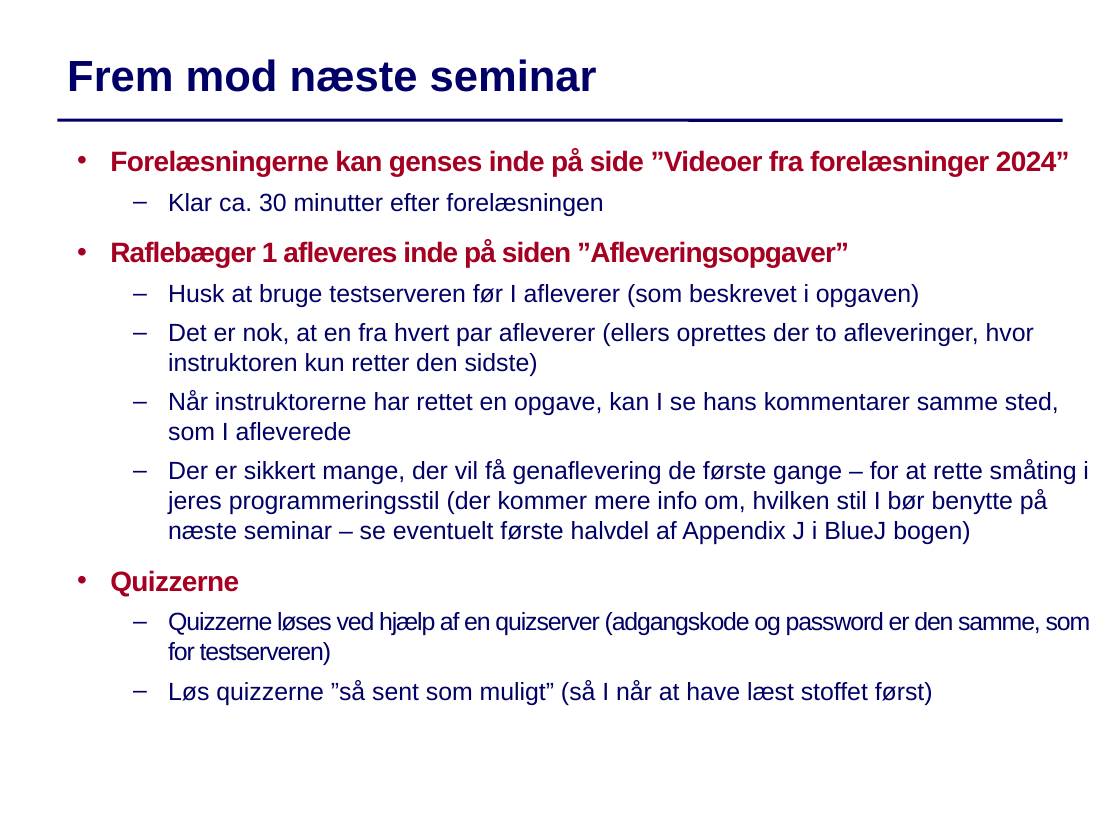
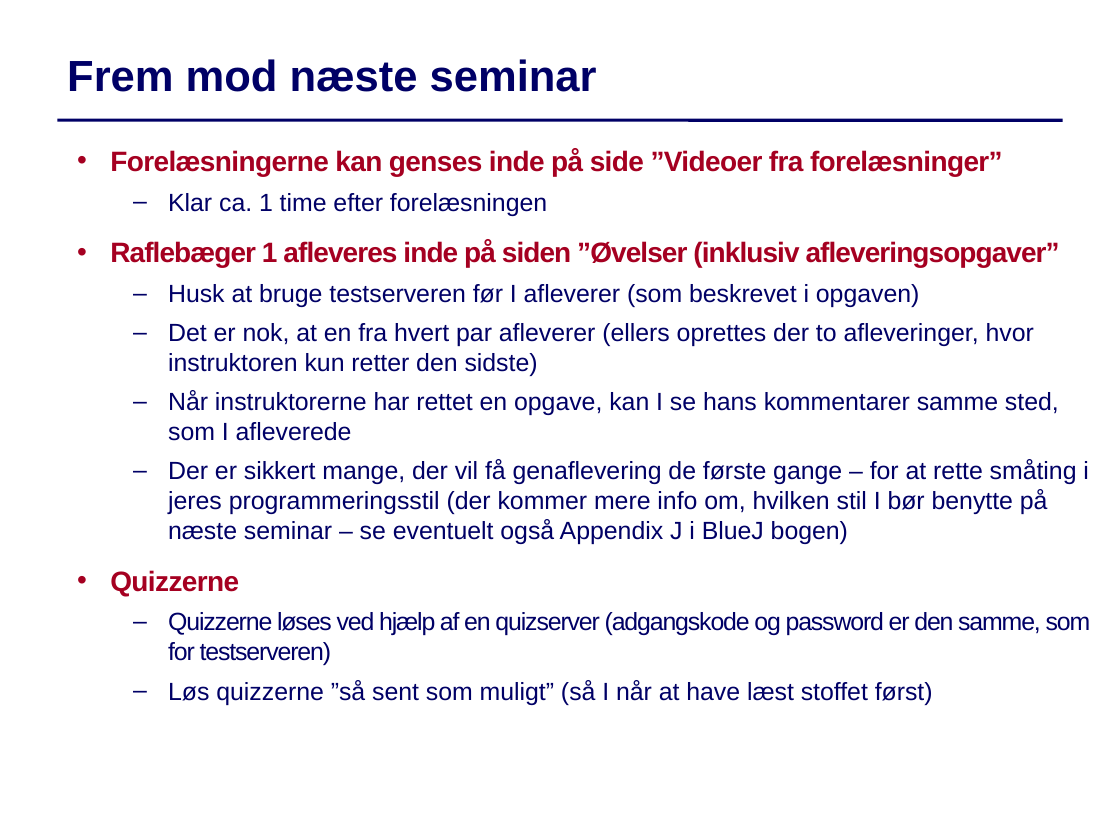
Before and after one commit to IntProgAU/Materiale, a slide deck: slide 9 of web/g24/status/Status1.pptx (slide 7 before the commit). Drawn at 1120x840 pixels with LibreOffice and Linux fonts; fonts in the diff are those of the drawing. Boxes give left, top, right and bottom in pixels: in the first picture for what was removed or moved away, otherwise in the second. Text is boxed around its words. In the diff, an @@ line names an element or a change of style, - is before the commit and + after.

```diff
--- a/web/g24/status/Status1.pptx
+++ b/web/g24/status/Status1.pptx
@@ text at (110,149,1060,267): text changed @@
-  • Forelæsningerne kan genses inde på side ”Videoer fra forelæsninger 2024”
-  – Klar ca. 30 minutter efter forelæsningen
-  • Raflebæger 1 afleveres inde på siden ”Afleveringsopgaver”
+  • Forelæsningerne kan genses inde på side ”Videoer fra forelæsninger”
+  – Klar ca. 1 time efter forelæsningen
+  • Raflebæger 1 afleveres inde på siden ”Øvelser (inklusiv afleveringsopgaver”
@@ text at (168,459,1089,544): text changed @@
-  – Der er sikkert mange, der vil få genaflevering de første gange – for at rette småting i jeres programmeringsstil (der kommer mere info om, hvilken stil I bør benytte på næste seminar – se eventuelt første halvdel af Appendix J i BlueJ bogen)
+  – Der er sikkert mange, der vil få genaflevering de første gange – for at rette småting i jeres programmeringsstil (der kommer mere info om, hvilken stil I bør benytte på næste seminar – se eventuelt også Appendix J i BlueJ bogen)
```
Also in this commit, not shown: 3 other slides changed, 2 slides added, 1 other file.
